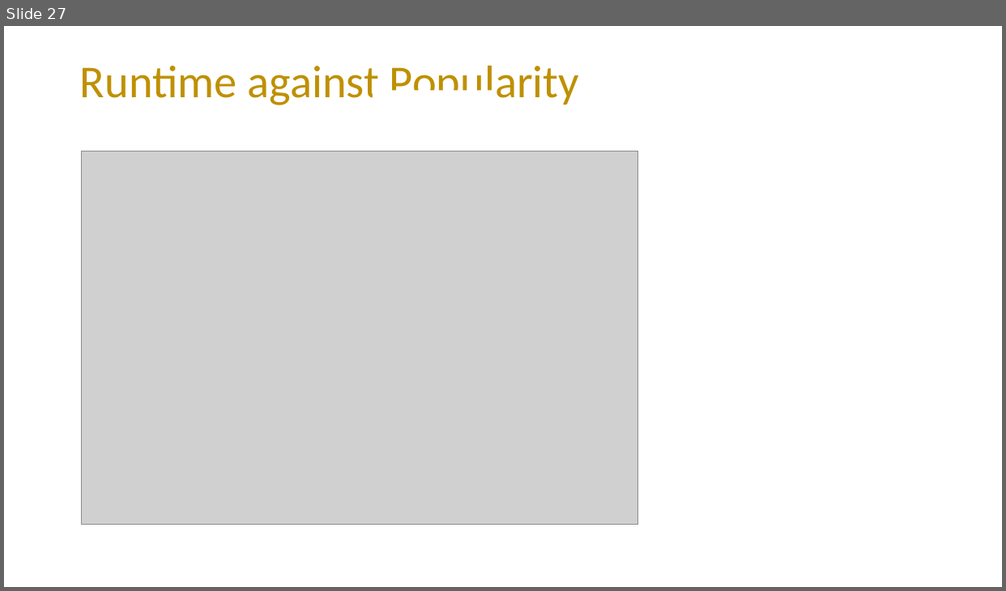
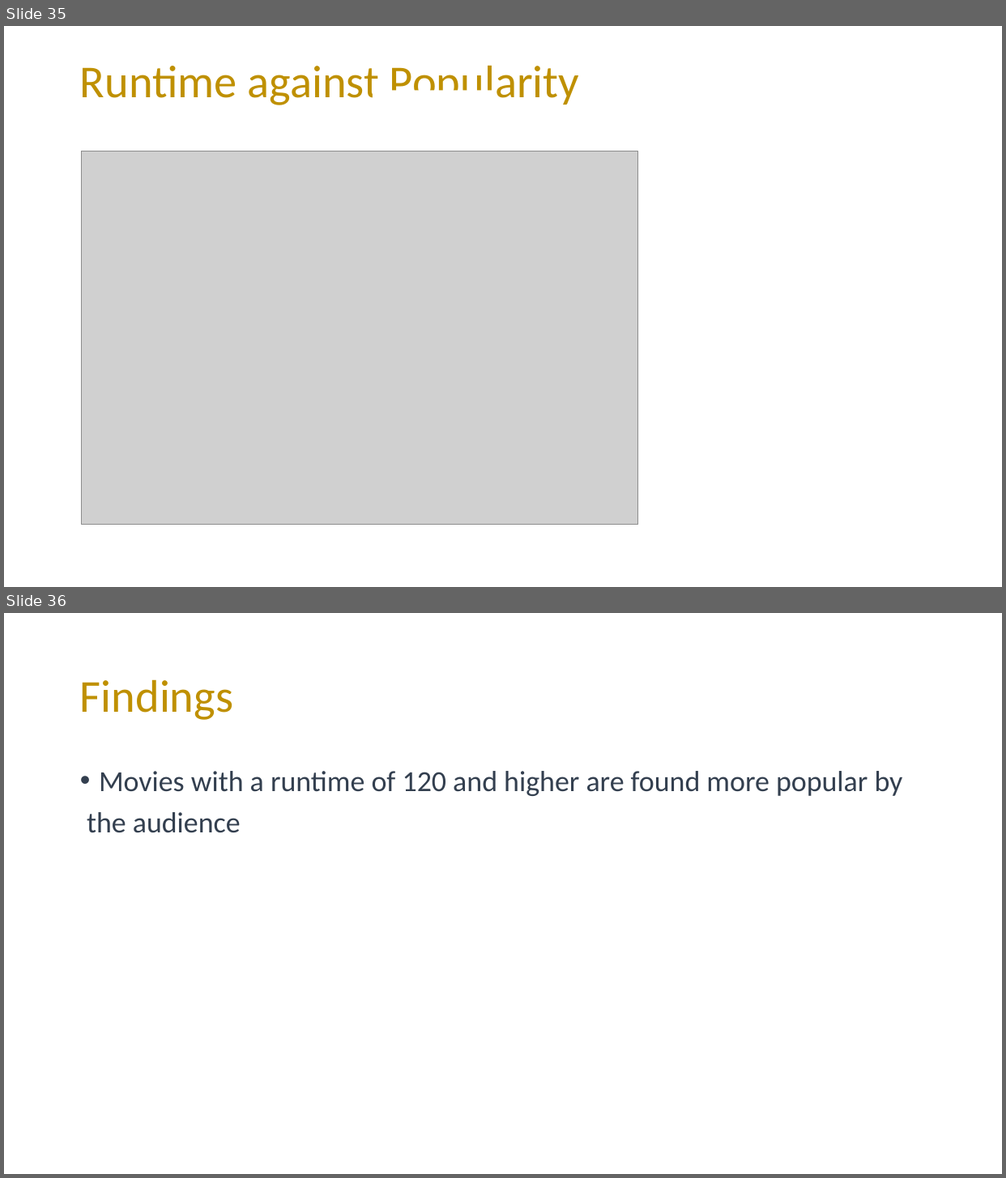
Before and after one commit to mading225/GROUP-6-PROJECT-, a slide deck: project.pptx. Shown one above the other, each under a label of ours: slide 27 before the commit, slides 35 and 36 after it. The pictures are 1006x591 and 1006x1178 pixels, drawn with LibreOffice and Linux fonts; fonts in the diff are those of the drawing; grey boxes stand for pictures. Boxes give left, top, right and bottom in pixels: in the first picture for what was removed or moved away, otherwise in the second. Text is boxed around its words. In the diff, an @@ line names an element or a change of style, - is before the commit and + after.

Commit message:
Add findings

```diff
--- a/project.pptx
+++ b/project.pptx
@@ slide 36 added at [4, 613, 1002, 1174], background #FFFFFF @@
@@ title added at [80, 679, 233, 720], 44 pt, text #BF9000 @@
+Findings
@@ text added at [87, 771, 903, 833], 28 pt, text #333F50 @@
+• Movies with a runtime of 120 and higher are found more popular by
+the audience
@@ what was slide 27 is now slide 35 @@
```
Also in this commit, not shown: 7 slides changed, 10 other slides added.
